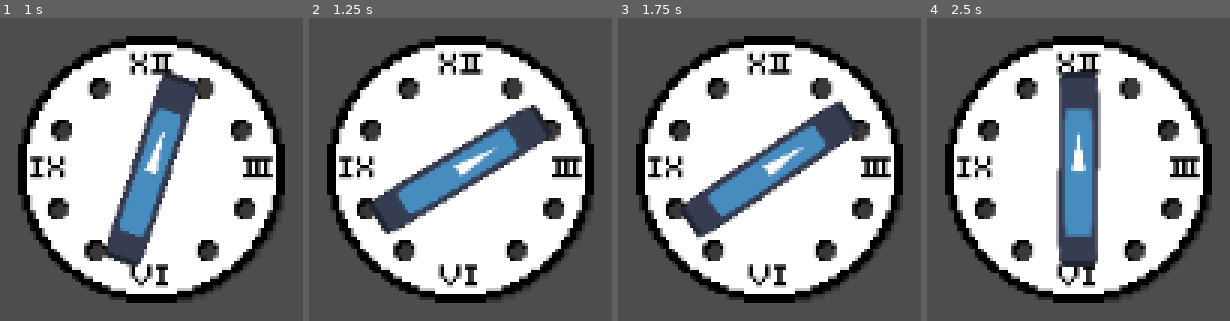
Above: before the commit, frames 1-4 (left to right).
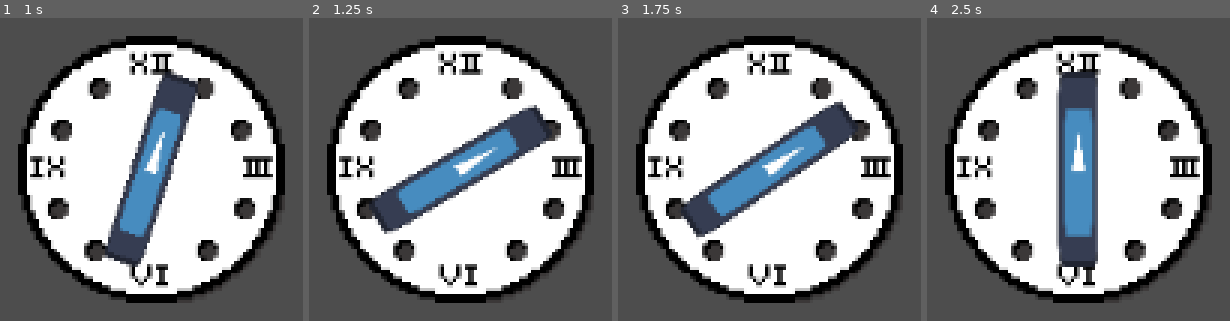
Above: after the commit, the same moments.

Repository: duckingg/GMTK-Heavenly-office
Game: Godot game, scene res://Assets/main.tscn
Same seed, same stepped clock (60 frames per second), same inputs: the game is played once before the commit and once after it. Before the commit the project starts from res://main.tscn. The engine's default icon, where the game draws it, is replaced by a stand-in: a white triangle on a blue panel in a dark square.
Inputs:
- Up to frame 1 (1 s): tap Enter (ui_accept) at 0.5, 0.6, 0.77 s; hold Up (ui_up) from 0.53 s (still down)
- Up to frame 2 (1.25 s): keep holding Up (ui_up); tap Enter (ui_accept) at 1.07 s
- Up to frame 3 (1.75 s): keep holding Up (ui_up); tap Enter (ui_accept) at 1.35, 1.52 s
- Up to frame 4 (2.5 s): tap Enter (ui_accept) at 1.82, 2, 2.1 s; release Up (ui_up) at 2.03 s; hold Down (ui_down) from 2.03 s (still down)

Frame 1 is identical in both runs. In frame 2, 0.6% of the frame differs, in the area x 20-80%, y 28-72%; in frame 3, 0.1%; in frame 4, 1.0%, in the area x 42-58%, y 23-51%.

Commit message:
Spawners and shit

Diff:
--- /dev/null
+++ b/Assets/main.gd
@@ -0,0 +1 @@
+extends Node2D
--- /dev/null
+++ b/Assets/main.tscn
@@ -0,0 +1,16 @@
+[gd_scene format=3 uid="uid://c6bdegeb7h14v"]
+
+[ext_resource type="PackedScene" uid="uid://dxkokcej7bbgl" path="res://Assets/Clock.tscn" id="1_fhhcb"]
+[ext_resource type="Script" uid="uid://cdxhhdxtrfjvn" path="res://Assets/main.gd" id="1_yjg56"]
+[ext_resource type="PackedScene" uid="uid://dlj0qwyskaxbk" path="res://Assets/spawner.tscn" id="3_h46cc"]
+
+[node name="Main" type="Node2D" unique_id=1772978284]
+script = ExtResource("1_yjg56")
+
+[node name="Clock" parent="." unique_id=993132611 instance=ExtResource("1_fhhcb")]
+
+[node name="Camera2D" type="Camera2D" parent="." unique_id=1578918322]
+zoom = Vector2(2, 2)
+
+[node name="Spawner" parent="." unique_id=569710735 instance=ExtResource("3_h46cc")]
+position = Vector2(174, -2)
--- /dev/null
+++ b/Assets/minigame_1.gd
@@ -0,0 +1,5 @@
+extends Node2D
+
+func _process(delta: float) -> void:
+	if Input.is_action_just_pressed("ui_accept"):
+		$spawners/Spawner.spawn_person("L-R", 10)
--- /dev/null
+++ b/Assets/minigame_1.tscn
@@ -0,0 +1,26 @@
+[gd_scene format=3 uid="uid://dax3icskph0gg"]
+
+[ext_resource type="Script" uid="uid://djaeapxfpigw4" path="res://Assets/minigame_1.gd" id="1_usdcs"]
+[ext_resource type="PackedScene" uid="uid://dlj0qwyskaxbk" path="res://Assets/spawner.tscn" id="1_wvewk"]
+
+[node name="Minigame1" type="Node2D" unique_id=1364003204]
+script = ExtResource("1_usdcs")
+
+[node name="Camera2D" type="Camera2D" parent="." unique_id=63239591]
+
+[node name="spawners" type="Node" parent="." unique_id=320340510]
+
+[node name="Spawner" parent="spawners" unique_id=569710735 instance=ExtResource("1_wvewk")]
+position = Vector2(-520, -123)
+
+[node name="Spawner2" parent="spawners" unique_id=1845525210 instance=ExtResource("1_wvewk")]
+position = Vector2(-524, 3)
+
+[node name="Spawner3" parent="spawners" unique_id=1426752088 instance=ExtResource("1_wvewk")]
+position = Vector2(-526, 132)
+
+[node name="Spawner4" parent="spawners" unique_id=1479299280 instance=ExtResource("1_wvewk")]
+position = Vector2(489, -66)
+
+[node name="Spawner5" parent="spawners" unique_id=191746906 instance=ExtResource("1_wvewk")]
+position = Vector2(491, 63)
--- /dev/null
+++ b/Assets/person.tscn
@@ -0,0 +1,18 @@
+[gd_scene format=3 uid="uid://dh04ycfigyrdw"]
+
+[ext_resource type="Script" uid="uid://dw0fv3wivtkh6" path="res://person.gd" id="1_0uymv"]
+[ext_resource type="Texture2D" uid="uid://c358y8ffhdofm" path="res://icon.svg" id="2_gkp17"]
+
+[sub_resource type="RectangleShape2D" id="RectangleShape2D_j6m6x"]
+size = Vector2(126, 127)
+
+[node name="Person" type="Node2D" unique_id=421213657]
+script = ExtResource("1_0uymv")
+
+[node name="Sprite2D" type="Sprite2D" parent="." unique_id=346171028]
+texture = ExtResource("2_gkp17")
+
+[node name="Area2D" type="Area2D" parent="." unique_id=1025528037]
+
+[node name="CollisionShape2D" type="CollisionShape2D" parent="Area2D" unique_id=1771791406]
+shape = SubResource("RectangleShape2D_j6m6x")
--- /dev/null
+++ b/Assets/spawner.tscn
@@ -0,0 +1,8 @@
+[gd_scene format=3 uid="uid://dlj0qwyskaxbk"]
+
+[ext_resource type="Script" uid="uid://cefmvko35057t" path="res://spawner.gd" id="1_kor3x"]
+[ext_resource type="PackedScene" uid="uid://dh04ycfigyrdw" path="res://Assets/person.tscn" id="2_5np11"]
+
+[node name="Spawner" type="Node2D" unique_id=569710735]
+script = ExtResource("1_kor3x")
+person_scean = ExtResource("2_5np11")
--- a/Scripts/Clock.gd
+++ b/Scripts/Clock.gd
@@ -2,6 +2,8 @@
 
 @export var Tick_start_time = 30
 @export var scale_start_time = 15
+
+@onready var second_hand = $Second_hand
 
 var second = 0
 var time = 60.0
@@ -9,9 +11,12 @@
 var current_tween : Tween
 var editing = false
 
+func _ready() -> void:
+	print(get_children())
+
 func _process(delta):
 	if editing == true:
-		second = 1
+		second = 0.9
 
 	if editing == false:
 		second += delta
@@ -32,9 +37,11 @@
 
 func time_update(type):
 	if current_tween:
+		#print("Killing tween:", current_tween.get_instance_id())
 		current_tween.kill()
 
 	current_tween = create_tween()
+	#print("Created tween:", current_tween.get_instance_id(), " type:", type)
 
 	if type == "normal":
 		if time <= Tick_start_time:
@@ -43,10 +50,10 @@
 			current_tween.set_trans(Tween.TRANS_LINEAR)
 
 		current_tween.tween_property(
-			$Second_hand,
+			second_hand,
 			"rotation",
 			deg_to_rad(time * 6),
-			1
+			0.9
 		)
 
 		if time <= scale_start_time and time > scale_start_time / 5.0:
@@ -55,7 +62,15 @@
 				self,
 				"scale",
 				Vector2( scale_start_time/time , scale_start_time/time ),
-				1
+				0.9
+			)
+		elif time > scale_start_time:
+			current_tween.parallel()
+			current_tween.tween_property(
+				self,
+				"scale",
+				Vector2( 1, 1 ),
+				0.9
 			)
 
 		print(time)
@@ -64,11 +79,14 @@
 		editing = true
 		current_tween.set_trans(Tween.TRANS_LINEAR)
 
-		await current_tween.tween_property(
-			$Second_hand,
+		current_tween.tween_property(
+			second_hand,
 			"rotation",
 			deg_to_rad(time * 6),
 			0.5
-		).finished
+		)
+
+		await current_tween.finished
+
 		editing = false
 		#I WILL CRYYYY
--- a/main.tscn
+++ /dev/null
@@ -1,10 +0,0 @@
-[gd_scene format=3 uid="uid://c6bdegeb7h14v"]
-
-[ext_resource type="PackedScene" uid="uid://dxkokcej7bbgl" path="res://Assets/Clock.tscn" id="1_ig7tw"]
-
-[node name="Main" type="Node2D" unique_id=1772978284]
-
-[node name="Clock" parent="." unique_id=993132611 instance=ExtResource("1_ig7tw")]
-
-[node name="Camera2D" type="Camera2D" parent="." unique_id=1578918322]
-zoom = Vector2(2, 2)
--- /dev/null
+++ b/person.gd
@@ -0,0 +1,10 @@
+extends Node2D
+
+@export var direction:  String
+@export var speed: int
+
+func _process(delta: float) -> void:
+	if direction == "L-R":
+		$".".position.x += delta * speed * 100
+	elif direction == "R-L":
+		$".".position.x -= delta * speed * 100
--- /dev/null
+++ b/spawner.gd
@@ -0,0 +1,10 @@
+extends Node2D
+
+@export var person_scean: PackedScene
+
+func spawn_person( direction, speed ):
+	var person = person_scean.instantiate()
+	person.direction = direction
+	person.speed = speed
+	add_child(person)
+	person.position = Vector2(0,0)
Not shown, added: Assets/main.gd.uid
Not shown, added: Assets/minigame_1.gd.uid
Not shown, added: person.gd.uid
Not shown, added: spawner.gd.uid
Not shown, added: Assets/spawner.tscn4975965358.tmp
